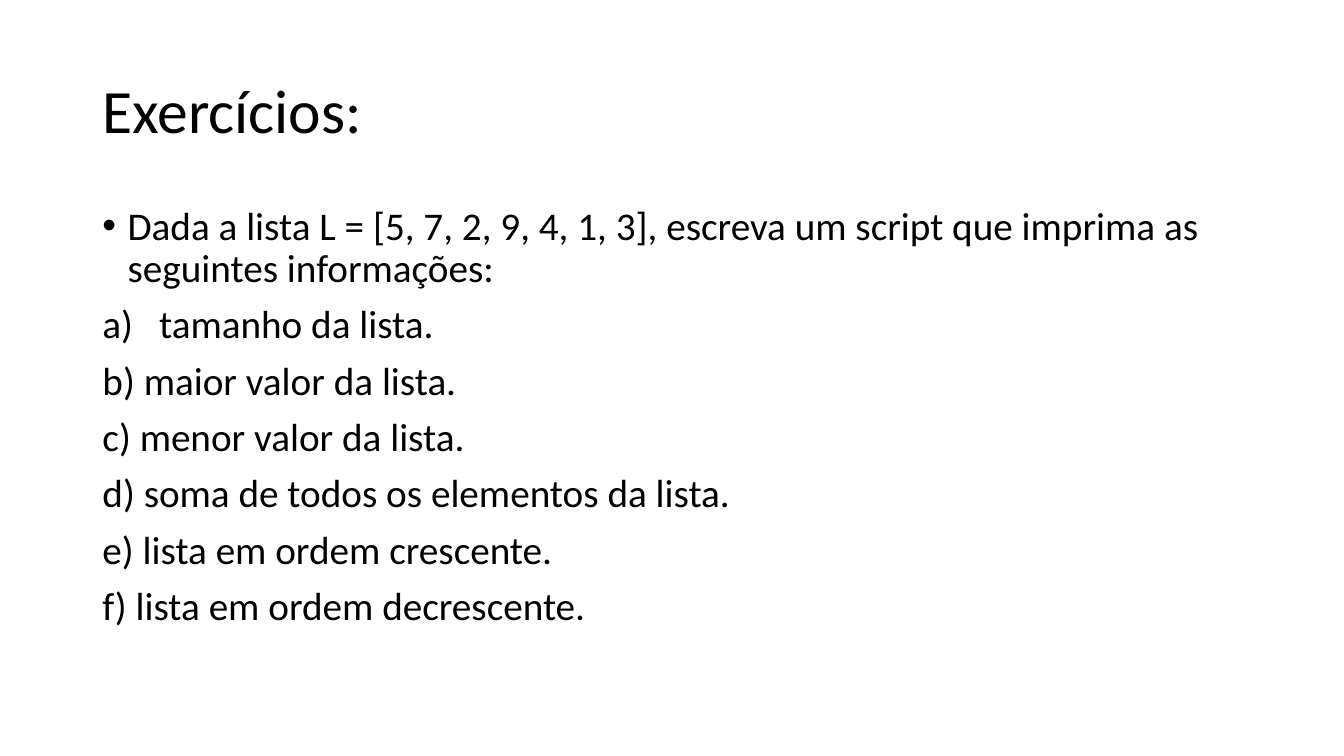
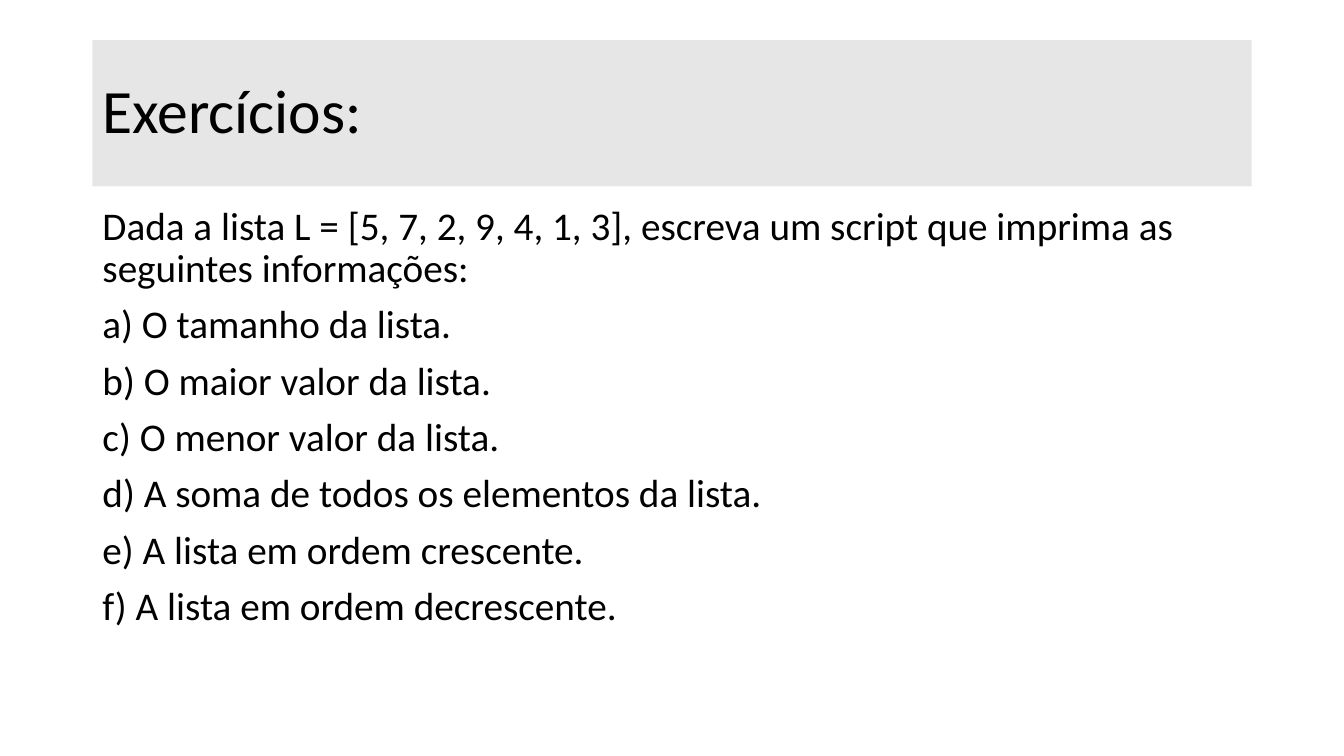
Before and after one commit to dourivaljunior/Curso-de-Python, a slide deck: slide 33 of aula 03 python.pptx (slide 29 before the commit). Drawn at 1344x756 pixels with LibreOffice and Linux fonts; fonts in the diff are those of the drawing. Boxes give left, top, right and bottom in pixels: in the first picture for what was removed or moved away, otherwise in the second. Text is boxed around its words. In the diff, an @@ line names an element or a change of style, - is before the commit and + after.

```diff
--- a/aula 03 python.pptx
+++ b/aula 03 python.pptx
@@ title "Exercícios:": place and size @@
-title "Exercícios:" at bbox=[102, 90, 361, 134]
+title "Exercícios:" at bbox=[93, 40, 1252, 187]
@@ title "Exercícios:" at bbox=[93, 40, 1252, 187]: fill none to #E7E6E6 @@
@@ text at bbox=[102, 211, 1173, 289]: bullet • to none @@
@@ text at bbox=[102, 309, 761, 626]: text changed @@
-a) tamanho da lista.
-b) maior valor da lista.
-c) menor valor da lista.
-d) soma de todos os elementos da lista.
-e) lista em ordem crescente.
-f) lista em ordem decrescente.
+a) O tamanho da lista.
+b) O maior valor da lista.
+c) O menor valor da lista.
+d) A soma de todos os elementos da lista.
+e) A lista em ordem crescente.
+f) A lista em ordem decrescente.
```
Also in this commit, not shown: 45 other slides changed, 13 slides added, 3 slides removed.
